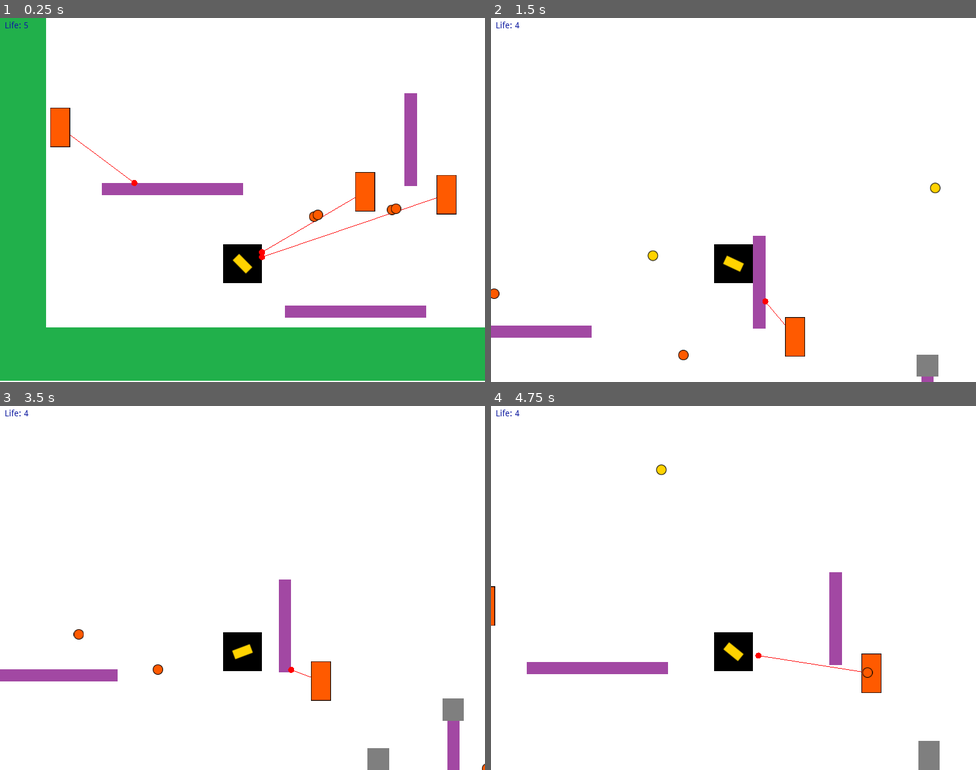
Above: before the commit, frames 1-4 (two rows, left to right).
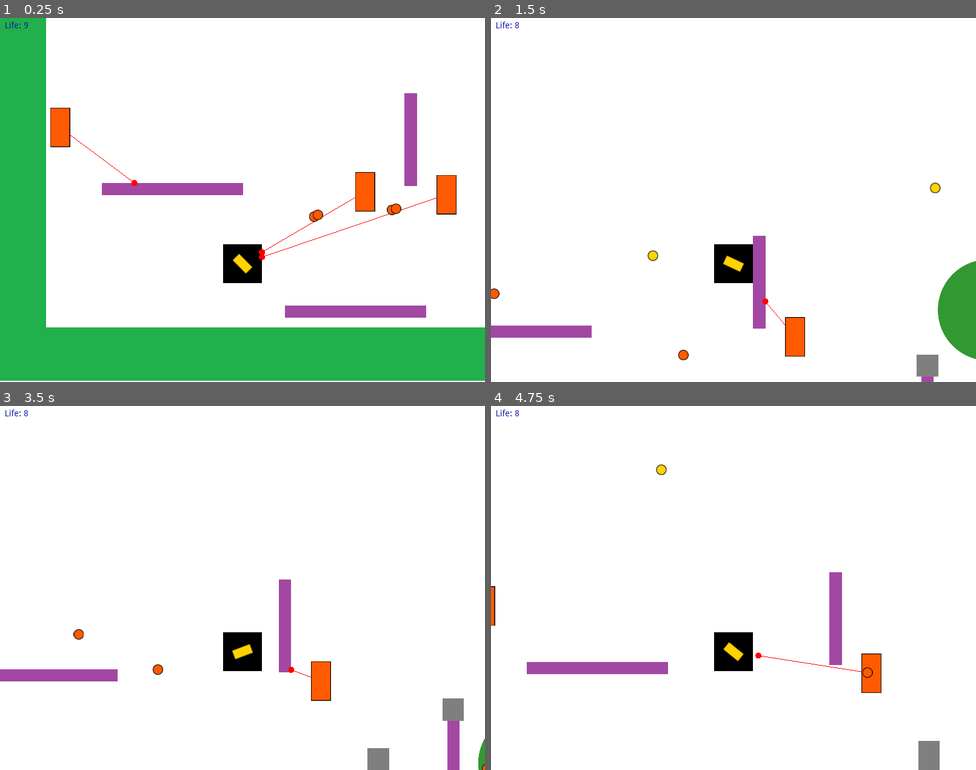
Above: after the commit, the same moments.

Repository: pasqualegabriel/VideoJuegos
Game: Godot game, scene res://Main.tscn
The game is run twice, just before and just after one commit, with the same random seed, the same clock (stepped at 60 frames per second) and the same inputs.
Inputs (mouse positions are in pixels of both pictures, inside the frame that each line leads up to):
- Up to frame 1 (0.25 s): no input
- Up to frame 2 (1.5 s): move the mouse to (840, 181) at 0.52 s; hold D (move_right) from 0.53 s (still down); click (840, 181) at 0.6 s; tap Up (jump) at 0.77 s; move the mouse to (636, 218) at 1.27 s; click (636, 218) at 1.35 s
- Up to frame 3 (3.5 s): tap Up (jump) at 1.52, 3.02 s; move the mouse to (291, 507) at 2.02 s; release D (move_right) at 2.03 s; hold A (move_left) 2.03-2.78 s; click (291, 507) at 2.1 s; move the mouse to (218, 660) at 2.77 s; hold D (move_right) from 2.78 s (still down); click (218, 660) at 2.85 s
- Up to frame 4 (4.75 s): move the mouse to (879, 642) at 3.52 s; click (879, 642) at 3.6 s; tap Up (jump) at 3.77, 4.52 s; move the mouse to (588, 533) at 4.27 s; release D (move_right) at 4.28 s; hold A (move_left) from 4.28 s (still down); click (588, 533) at 4.35 s

The runs differ from the first frame. In frame 1, less than 0.1% of the frame differs, in the area x 5-6%, y 1-3%; in frame 2, 1.6%, in the area x 5-100%, y 1-94%; in frame 3, 0.1%; in frame 4, less than 0.1%.

Commit message:
clase 4

Diff:
--- a/Clase 4/Main.gd
+++ b/Clase 4/Main.gd
@@ -8,7 +8,7 @@
 onready var star_scene := preload("res://entities/collectibles/Star.tscn")
 
 var star_position := Vector2(1900,160)
-var lives:int = 5
+var lives:int = 9
 
 func _ready():
 	randomize()
@@ -24,7 +24,7 @@
 	star.set_position(star_position)
 
 	$Life.initialize(lives)
-	$Music.play()
+	$Sounds/Music.play()
 
 func initialize_turrets():
 	var visible_rect:Rect2 = get_viewport().get_visible_rect()
@@ -35,26 +35,29 @@
 		turret_instance.initialize(turret_pos, player, self)
 
 func hit():
-	if lives == 0:
+	if lives <= 0:
 		lost()
-		player.bye()
-	lives -= 1
-	$Life.update(lives)
+		$Life.lost()
+	else:
+		lives -= 1
+		$Life.update(lives)
 
 func win():
-	$Music.stop()
-	$Win.play()
-	player.bye()
+	if lives > -1:
+		$Life.win()
+	$Sounds/Music.stop()
+	$Sounds/Win.play()
 
 func lost():
-	$Music.stop()
-	$Lost.play()
+	lives = -1
+	$Sounds/Music.stop()
+	$Sounds/Lost.play()
 
 func go_back():
 	player.set_start_position($StartPosition.position)
 
 func player_hit():
-	$Win.play()
+	$Sounds/Win.play()
 
 func turret_hit():
-	$Hit.play()
+	$Sounds/Hit.play()
--- a/Clase 4/Main.tscn
+++ b/Clase 4/Main.tscn
@@ -44,20 +44,7 @@
 [node name="Environment" parent="." instance=ExtResource( 5 )]
 
 [node name="Ball" parent="." instance=ExtResource( 6 )]
-position = Vector2( 1429.84, 363.631 )
-
-[node name="Music" type="AudioStreamPlayer" parent="."]
-stream = ExtResource( 9 )
-volume_db = -10.0
-
-[node name="Win" type="AudioStreamPlayer" parent="."]
-stream = ExtResource( 10 )
-
-[node name="Lost" type="AudioStreamPlayer" parent="."]
-stream = ExtResource( 8 )
-
-[node name="Hit" type="AudioStreamPlayer" parent="."]
-stream = ExtResource( 13 )
+position = Vector2( 978.668, 140.877 )
 
 [node name="Life" parent="." instance=ExtResource( 11 )]
 
@@ -66,3 +53,18 @@
 
 [node name="GoBack" parent="." instance=ExtResource( 12 )]
 position = Vector2( -4.23785, -4.23779 )
+
+[node name="Sounds" type="Node" parent="."]
+
+[node name="Music" type="AudioStreamPlayer" parent="Sounds"]
+stream = ExtResource( 9 )
+volume_db = -10.0
+
+[node name="Win" type="AudioStreamPlayer" parent="Sounds"]
+stream = ExtResource( 10 )
+
+[node name="Lost" type="AudioStreamPlayer" parent="Sounds"]
+stream = ExtResource( 8 )
+
+[node name="Hit" type="AudioStreamPlayer" parent="Sounds"]
+stream = ExtResource( 13 )
--- a/Clase 4/entities/collectibles/Life.gd
+++ b/Clase 4/entities/collectibles/Life.gd
@@ -6,4 +6,11 @@
 	$Label.text = text + str(nro)
 
 func update(nro):
-	$Label.text = text + str(nro)
+	if nro >= 0:
+		$Label.text = text + str(nro)
+
+func lost():
+	$Label.text = "You Lost"
+
+func win():
+	$Label.text = "You Win"
--- a/Clase 4/entities/player/Player.gd
+++ b/Clase 4/entities/player/Player.gd
@@ -16,7 +16,6 @@
 var velocity:Vector2 = Vector2.ZERO
 var snap_vector:Vector2 = SNAP_DIRECTION * SNAP_LENGHT
 var projectile_container
-var hits = 0
 
 func initialize(projectile_container, start_position):
 	self.projectile_container = projectile_container
@@ -52,16 +51,10 @@
 	velocity = move_and_slide(velocity, FLOOR_NORMAL)
 
 func notify_hit():
-	hits += 1
-	print("ouch " + str(hits))
 	projectile_container.hit()
 
 func _ready():
 	add_to_group("player")
 
-func bye():
-	projectile_container.remove_child(self)
-	queue_free()
-
 func set_start_position(start_position):
 	position = start_position
